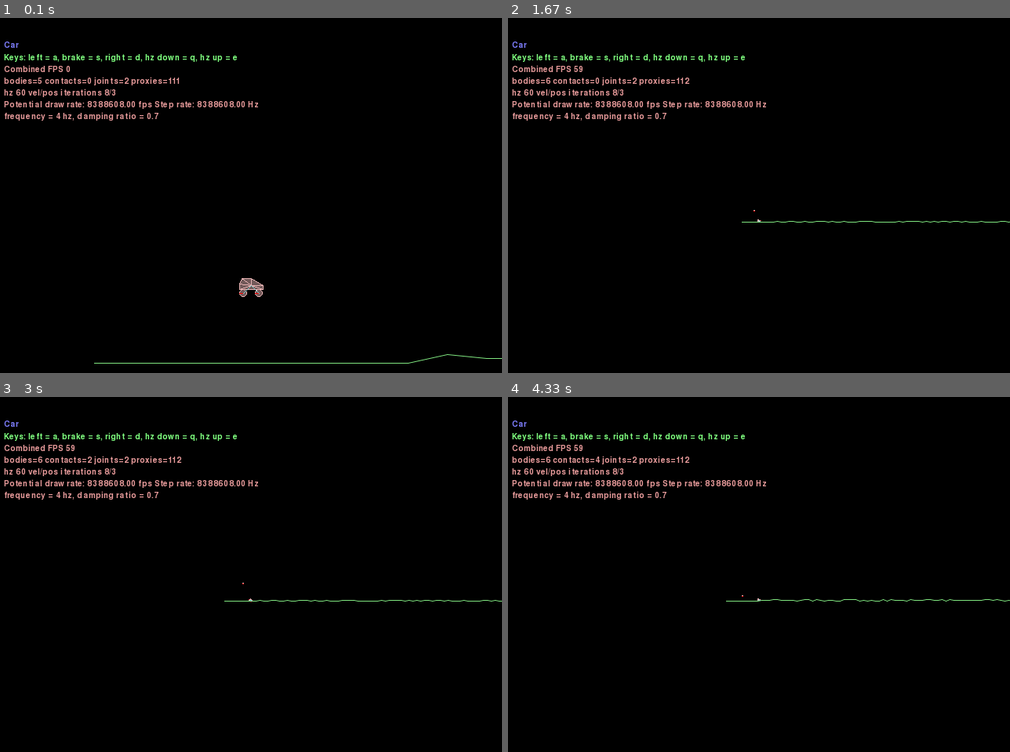
Above: before the commit, frames 1-4 (two rows, left to right).
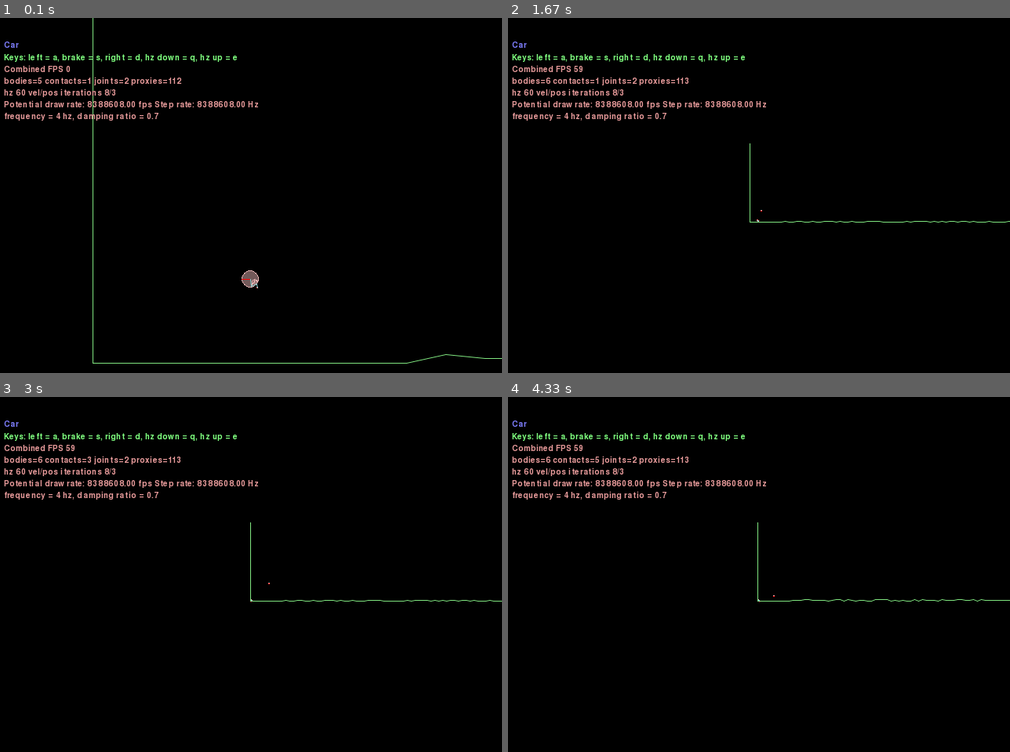
Above: after the commit, the same moments.

Repository: barteeek/2d_cars_evolution
Game: pygame game, started from main_vis.py
Same seed, same stepped clock (60 frames per second), same inputs: the game is played once before the commit and once after it.
Inputs (mouse positions are in pixels of both pictures, inside the frame that each line leads up to):
- Up to frame 1 (0.1 s): no input
- Up to frame 2 (1.67 s): hold Right 0.33-0.8 s; move the mouse to (738, 223) at 0.37 s; hold Up 0.83-1.13 s; move the mouse to (759, 231) at 0.87 s; tap Space at 0.9, 1.23, 1.53 s; tap Z at 0.98 s; hold Right 1.17-1.63 s; move the mouse to (638, 209) at 1.2 s; tap Home at 1.32 s
- Up to frame 3 (3 s): hold Left 1.67-2.2 s; move the mouse to (301, 666) at 1.7 s; tap Space at 1.73, 2.03, 2.3, 2.63, 2.93 s; hold Down 2.23-2.53 s; move the mouse to (95, 673) at 2.27 s; tap Z at 2.38 s; hold Left 2.57-2.97 s; move the mouse to (436, 716) at 2.6 s; tap Home at 2.72 s
- Up to frame 4 (4.33 s): hold Up 3-3.37 s; move the mouse to (819, 617) at 3.03 s; tap Space at 3.07, 3.47, 3.77, 4.13 s; hold Right 3.4-4.03 s; move the mouse to (769, 457) at 3.43 s; tap Z at 3.55 s; hold Down from 4.07 s (still down); move the mouse to (638, 510) at 4.1 s; tap Home at 4.22 s

The runs differ from the first frame. In frame 1, 0.5% of the frame differs, in the area x 17-97%, y 0-98%; in frame 2, 0.2%; in frame 3, 0.2%; in frame 4, 0.3%.

Commit message:
simulation added

Diff:
--- a/evo/simulator.py
+++ b/evo/simulator.py
@@ -6,16 +6,53 @@
 
 
 class Simulator:
-    def __init__(self):
+    def __init__(self, vel_iters, pos_iters, route_len):
         self.world = Box2D.b2World()
         self.carBuilder = CarBuilder()
-        self.terrain = Terrain()
+        self.terrain = Terrain(route_len)
+        self.end_of_route = self.terrain.put_to_world(self.world)
+        self.vel_iters = vel_iters
+        self.pos_iters = pos_iters
+        self.speed = 50
 
     def get_random_individual(self):
         return self.carBuilder.get_random_car()
 
+    def wait_until_falls_down(self, car_body):
+        init_y = car_body.position[1]
+        while True:
+            self._run(1)
+            new_y = car_body.position[1]
+            if np.abs(init_y - new_y) < 10e-3:
+                break
+
+            init_y = new_y
+
+    def _run(self, iters):
+        for i in range(iters):
+            for j in range(60):
+                self.world.Step(1. / 60., self.vel_iters, self.pos_iters)
+                self.world.ClearForces()
+
+    def run(self, body, springs):
+        prev_x = np.inf
+        springs[0].motorSpeed = -self.speed
+        self._run(100)
+        while (not (self.end_of_route[0] <= body.position[0] <= self.end_of_route[1])) and \
+            np.abs(prev_x - body.position[0]) >= 10e-4:
+            self._run(100)
+            prev_x = body.position[0]
+
+        if self.end_of_route[0] <= body.position[0] <= self.end_of_route[1]:
+            return self.end_of_route[0]
+        return body.position[0]
+
     def get_scores(self, cars):
-        for car in cars:
-            car.put_to_world(self.world)
+        scores = np.zeros(len(cars))
+        for i, car in enumerate(cars):
+            body, wheels, springs = car.put_to_world(self.world)
+            self.wait_until_falls_down(body)
+            scores[i] = self.run(body, springs)
+            car.destroy(self.world)
 
-        return np.zeros(len(cars))
+        return scores
--- a/evo/world_entities.py
+++ b/evo/world_entities.py
@@ -159,6 +159,12 @@
             shapes=b2EdgeShape(vertices=[(-self.flat_width, 0), (self.flat_width, 0)])
         )
 
+        ground.CreateEdgeFixture(
+            vertices=[(-self.flat_width, 0), (-self.flat_width, 100)],
+            density=0,
+            friction=0.6,
+        )
+
         x, y1, dx = 20, 0, 5
         vertices = self.sticks
         for y2 in vertices * 2:  # iterate through vertices twice
@@ -172,16 +178,16 @@
 
         route_end = x
         ground.CreateEdgeFixture(
-                vertices=[(x, y1), (x + self.flat_width, y1)],
-                density=0,
-                friction=0.6,
-            )
+            vertices=[(x, y1), (x + self.flat_width, y1)],
+            density=0,
+            friction=0.6,
+        )
 
         x += self.flat_width
         ground.CreateEdgeFixture(
-                vertices=[(x, y1), (x, 100)],
-                density=0,
-                friction=0.6,
-            )
+            vertices=[(x, y1), (x, 100)],
+            density=0,
+            friction=0.6,
+        )
 
         return (route_end, route_end + self.flat_width)
--- a/main.py
+++ b/main.py
@@ -3,5 +3,5 @@
 
 if __name__ == "__main__":
     alg = SGA()
-    simulator = Simulator()
+    simulator = Simulator(8, 3, 100)
     alg.make_evolution(simulator)
--- a/visualization/playground.py
+++ b/visualization/playground.py
@@ -28,6 +28,7 @@
             (-1.15, 0.9),
             (-1.5, 0.2),]),
         [WheelRepresentation([-1., -1], 0., 0.4), WheelRepresentation([1, -1], 0., 0.4)])
+        self.c = CarRepresentation()
         car, wheels, springs = self.c.put_to_world(self.world)
 
         self.car = car
